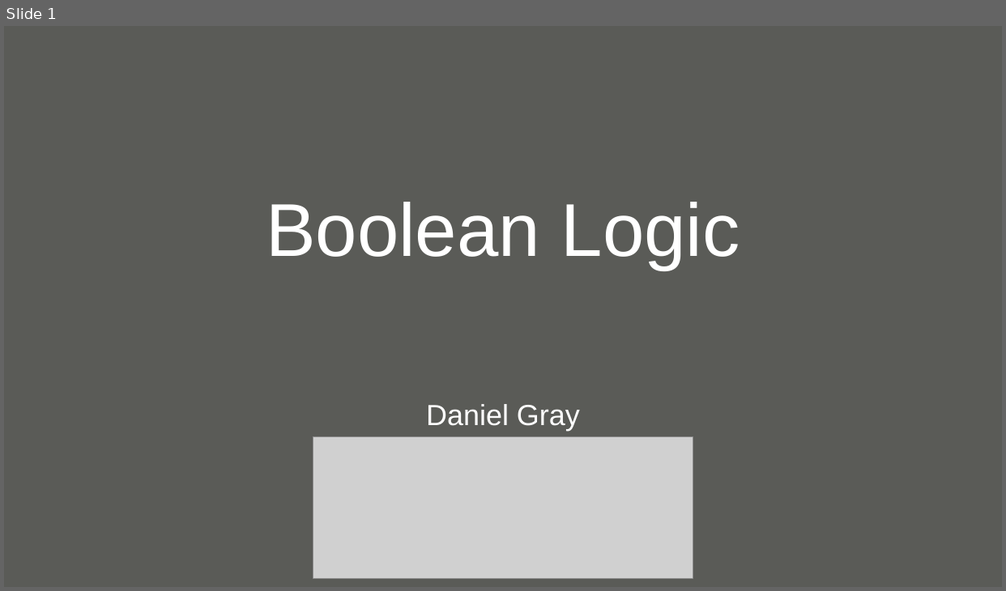
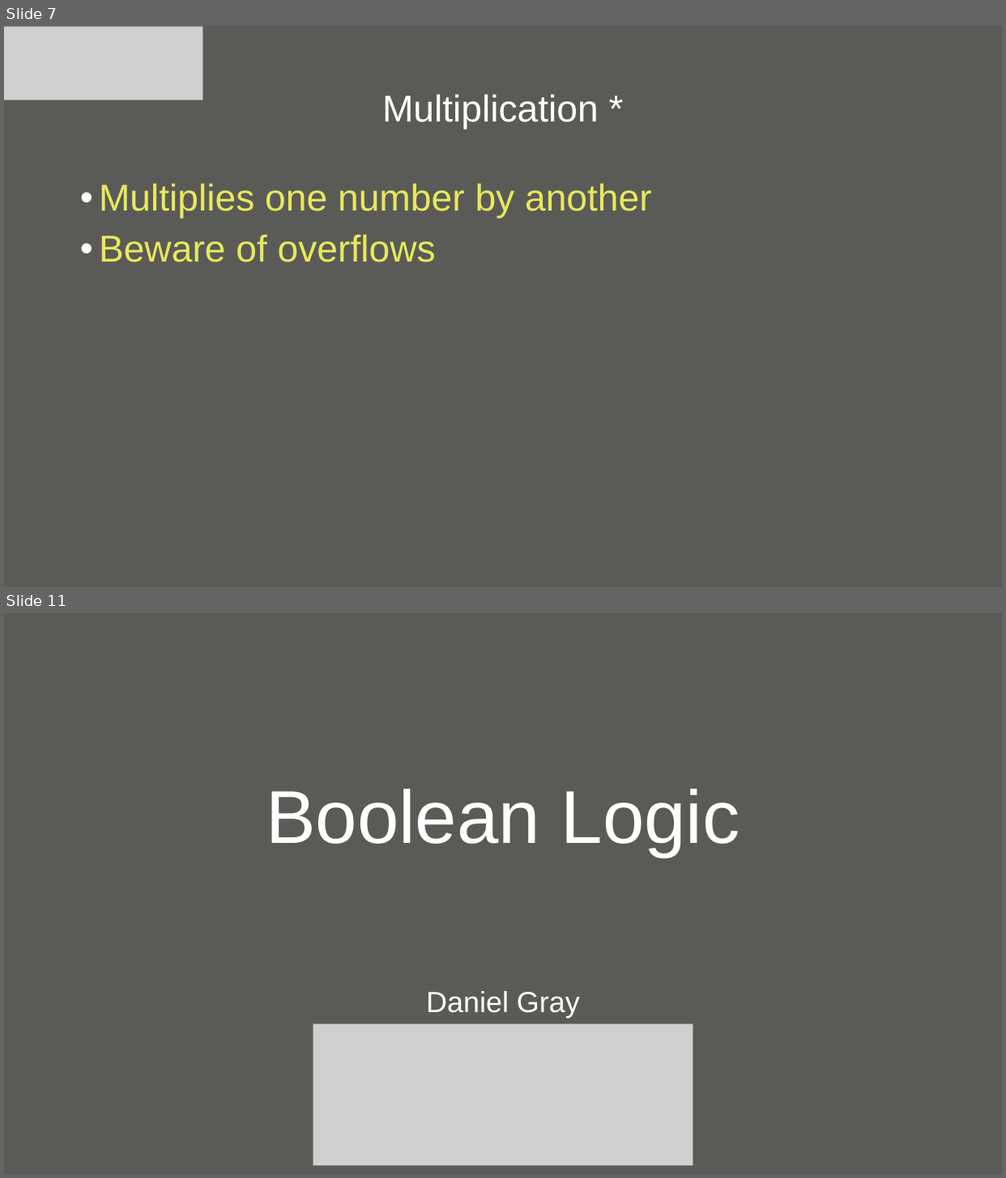
Before and after one commit to null-loop/net-training, a slide deck: CSharpAndDotNet-Part3.odp. Shown one above the other, each under a label of ours: slide 1 before the commit, slides 7 and 11 after it; the slides between them are not shown. The pictures are 1006x591 and 1006x1178 pixels, drawn with LibreOffice and Linux fonts; fonts in the diff are those of the drawing; grey boxes stand for pictures; background and template pictures are left out. Boxes give left, top, right and bottom in pixels: in the first picture for what was removed or moved away, otherwise in the second. Text is boxed around its words. In the diff, an @@ line names an element or a change of style, - is before the commit and + after.

```diff
--- a/CSharpAndDotNet-Part3.odp
+++ b/CSharpAndDotNet-Part3.odp
@@ slide 7 added at [4,26,1002,587], background #5A5B57 @@
@@ picture added at [4,26,203,100] @@
@@ title added at [382,94,599,130], 36 pt, text #FFFFFF @@
+Multiplication *
@@ text added at [99,183,652,263], 36 pt, text #E8E85D @@
+• Multiplies one number by another
+• Beware of overflows
@@ what was slide 1 is now slide 11 @@
```
Also in this commit, not shown: 9 other slides added, 7 other files.
